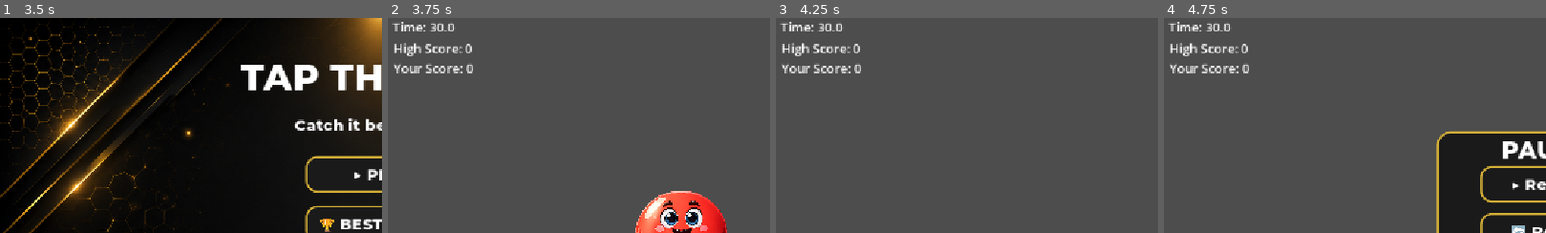
Above: before the commit, frames 1-4 (left to right).
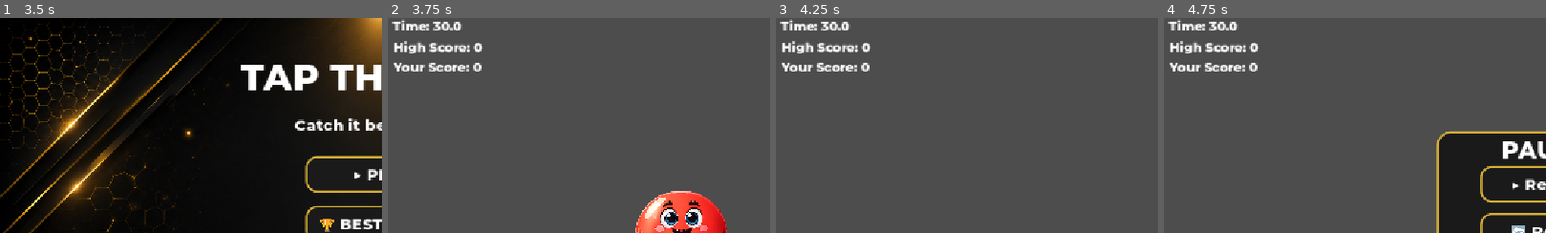
Above: after the commit, the same moments.

Repository: neotechops/tap-the-ball
Game: Godot game, scene res://Scenes/MainMenu.tscn
The game is run twice, just before and just after one commit, with the same random seed, the same clock (stepped at 60 frames per second) and the same inputs. Sound files missing from this copy of the repository are replaced by a short silence.
Inputs:
- Up to frame 1 (3.5 s): click "⚙ SETTINGS" at 0.5 s; click "🎵 Music : ON" at 1.25 s; click "🎵 Music : OFF" at 2 s; click "← BACK" at 2.75 s
- Up to frame 2 (3.75 s): click "▶ PLAY" at 3.5 s
- Up to frame 3 (4.25 s): no input
- Up to frame 4 (4.75 s): click "⏸" at 4.25 s
The pictures show only the part of the screen within x 0-50%, y 0-50%; the shares and areas given below are measured in that part.

Frame 1 is identical in both runs. In frame 2, 2.1% of the frame differs, in the area x 1-25%, y 0-26%; in frame 3, 2.1%; in frame 4, 2.1%.

Commit message:
Update button font text

Diff:
--- a/Scenes/Main.tscn
+++ b/Scenes/Main.tscn
@@ -78,6 +78,7 @@
 offset_top = 62.0
 offset_right = 183.0
 offset_bottom = 116.0
+theme_override_fonts/font = ExtResource("4_rgh2o")
 text = "Your Score: 0"
 label_settings = SubResource("LabelSettings_idj7w")
 
@@ -86,6 +87,7 @@
 offset_top = 32.0
 offset_right = 183.0
 offset_bottom = 86.0
+theme_override_fonts/font = ExtResource("4_rgh2o")
 text = "High Score: 0"
 label_settings = SubResource("LabelSettings_idj7w")
 
@@ -98,6 +100,7 @@
 offset_left = 7.0
 offset_right = 72.0
 offset_bottom = 23.0
+theme_override_fonts/font = ExtResource("4_rgh2o")
 text = "Time: 30"
 label_settings = SubResource("LabelSettings_kln2b")
 
@@ -113,6 +116,7 @@
 offset_bottom = 40.0
 grow_horizontal = 2
 grow_vertical = 0
+theme_override_fonts/font = ExtResource("4_rgh2o")
 text = "Play Again?"
 
 [node name="PauseButton" type="Button" parent="." unique_id=1213500474]
@@ -123,6 +127,7 @@
 offset_right = 1130.0
 offset_bottom = 68.0
 grow_horizontal = 2
+theme_override_fonts/font = ExtResource("4_rgh2o")
 text = "⏸"
 
 [node name="PausePanel" type="Panel" parent="." unique_id=460393327]
--- a/Scripts/AudioManager.gd
+++ b/Scripts/AudioManager.gd
@@ -4,6 +4,7 @@
 var ball_player : AudioStreamPlayer
 var game_over_player : AudioStreamPlayer
 var success_player : AudioStreamPlayer
+var music_player : AudioStreamPlayer
 
 func _ready():
 	button_player = AudioStreamPlayer.new()
@@ -29,6 +30,19 @@
 	add_child(success_player)
 
 	success_player.stream = preload("res://Assests/Audio/SFX/success.mp3")
+
+	music_player = AudioStreamPlayer.new()
+	music_player.process_mode = Node.PROCESS_MODE_ALWAYS
+	add_child(music_player)
+
+	music_player.stream = preload("res://Assests/Audio/Music/background_music.ogg")
+	music_player.bus = "Master"
+	music_player.volume_db = -12
+	music_player.finished.connect(_on_music_finished)
+
+	if GameSettings.music_enabled and !music_player.playing:
+		music_player.play()
+
 func play_button_click():
 	if GameSettings.sound_enabled:
 		button_player.play()
@@ -44,3 +58,16 @@
 func play_success():
 	if GameSettings.sound_enabled:
 		success_player.play()
+
+func _on_music_finished():
+	if GameSettings.music_enabled:
+		music_player.play()
+
+
+func update_music():
+	if GameSettings.music_enabled:
+		if !music_player.playing:
+			music_player.play()
+	else:
+		if music_player.playing:
+			music_player.stop()
--- a/Scripts/Settings.gd
+++ b/Scripts/Settings.gd
@@ -32,6 +32,7 @@
 func _on_music_pressed():
 	AudioManager.play_button_click()
 	GameSettings.music_enabled = !GameSettings.music_enabled
+	AudioManager.update_music()
 
 	if GameSettings.music_enabled:
 		music_button.text = "🎵 Music : ON"
Not shown, added: Assests/Audio/Music/background_music.ogg.import
Not shown, added: Assests/Audio/Music/background_music.ogg
